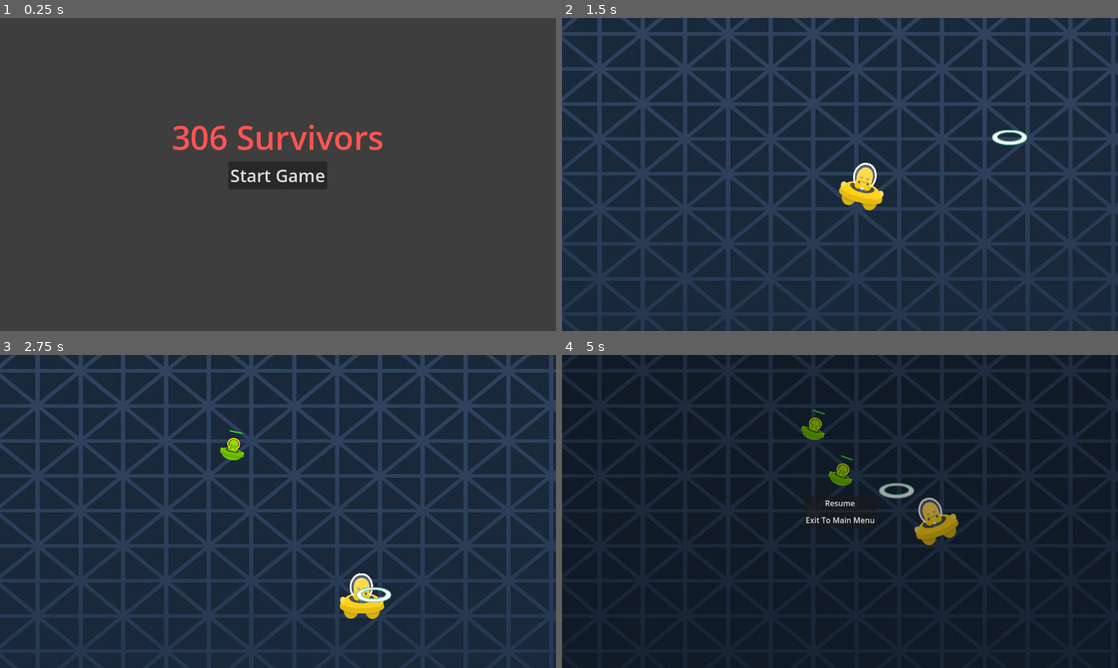
Above: before the commit, frames 1-4 (two rows, left to right).
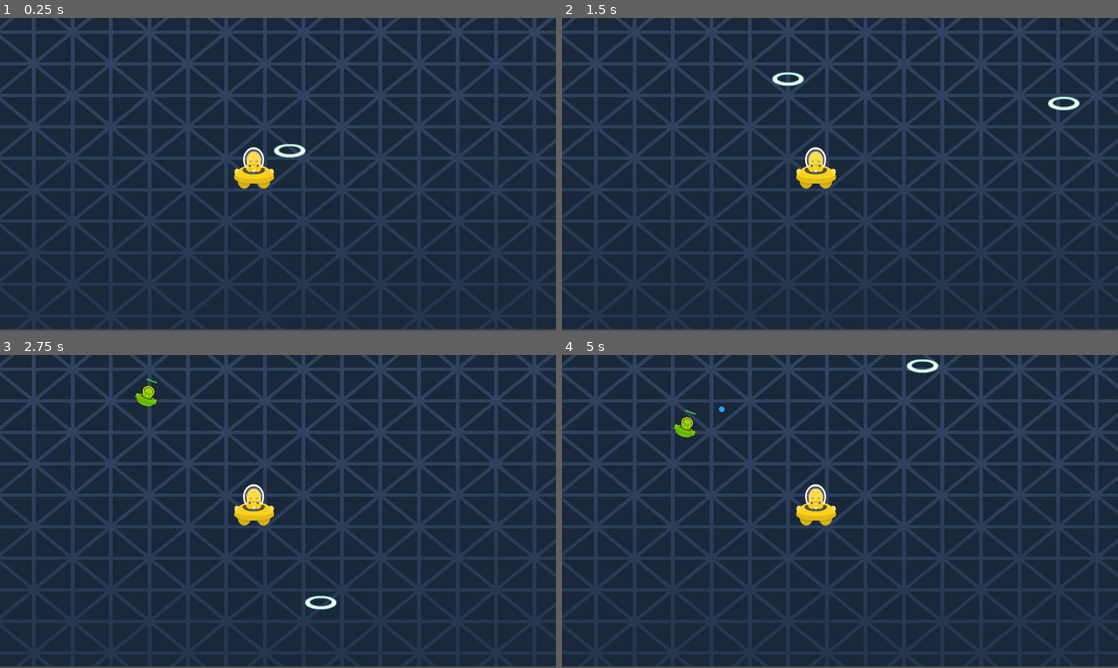
Above: after the commit, the same moments.

Repository: Ahmet-CSS/Spaceship-Game
Game: Godot game, scene res://Scenes/game.tscn
Same seed, same stepped clock (60 frames per second), same inputs: the game is played once before the commit and once after it. Before the commit the project starts from res://Scenes/title_screen.tscn.
Inputs (mouse positions are in pixels of both pictures, inside the frame that each line leads up to):
- Up to frame 1 (0.25 s): no input
- Up to frame 2 (1.5 s): click (840, 174) at 0.5 s, where only the run before the commit has a clickable "Start Game"; move the mouse to (962, 158) at 1.27 s; hold D (right, bound only before the commit) from 1.28 s (still down); click (962, 158) at 1.35 s
- Up to frame 3 (2.75 s): move the mouse to (166, 527) at 2.02 s; release D (right, bound only before the commit) at 2.03 s; hold S (down, bound only before the commit) from 2.03 s (still down); click (166, 527) at 2.1 s
- Up to frame 4 (5 s): move the mouse to (895, 442) at 2.77 s; release S (down, bound only before the commit) at 2.78 s; hold D (right, bound only before the commit) 2.78-3.53 s; click (895, 442) at 2.85 s; move the mouse to (812, 574) at 3.52 s; hold W (up, bound only before the commit) 3.53-4.28 s; click (812, 574) at 3.6 s; move the mouse to (1006, 558) at 4.27 s; hold A (left, bound only before the commit) from 4.28 s (still down); click (1006, 558) at 4.35 s; tap Escape (pause, bound only before the commit) at 4.9 s

The runs differ from the first frame. In frame 1, 88% of the frame differs, in the area x 0-100%, y 0-100%; in frame 2, 29%; in frame 3, 29%; in frame 4, 36%.

Commit message:
added base frame or HP and XP UI and script

Diff:
--- a/survivor/Enemy/Enemy.tscn
+++ b/survivor/Enemy/Enemy.tscn
@@ -1,7 +1,7 @@
 [gd_scene load_steps=5 format=3 uid="uid://cdghe2hrwaexh"]
 
 [ext_resource type="Script" uid="uid://bft72v3uttovo" path="res://Enemy/enemy.gd" id="1_epr5s"]
-[ext_resource type="Texture2D" uid="uid://bmoqj50j4o71d" path="res://Assets/SpaceAliens/shipGreen_manned.png" id="2_vonkd"]
+[ext_resource type="Texture2D" uid="uid://bmoqj50j4o71d" path="res://assets/SpaceAliens/shipGreen_manned.png" id="2_vonkd"]
 [ext_resource type="PackedScene" uid="uid://ci5p45aeepseh" path="res://Resources/XP.tscn" id="2_vso2s"]
 [ext_resource type="Script" uid="uid://fq3x6sec6msj" path="res://Enemy/health_bar.gd" id="3_vonkd"]
 
--- a/survivor/Enemy/enemy1111.tscn
+++ b/survivor/Enemy/enemy1111.tscn
@@ -1,6 +1,6 @@
 [gd_scene load_steps=2 format=3 uid="uid://d4loa8ug4ps3m"]
 
-[ext_resource type="Texture2D" uid="uid://bmoqj50j4o71d" path="res://Assets/SpaceAliens/shipGreen_manned.png" id="1_7p1mj"]
+[ext_resource type="Texture2D" uid="uid://bmoqj50j4o71d" path="res://assets/SpaceAliens/shipGreen_manned.png" id="1_7p1mj"]
 
 [node name="Enemy" type="CharacterBody2D"]
 collision_layer = 2
--- a/survivor/Player/Bullet.tscn
+++ b/survivor/Player/Bullet.tscn
@@ -1,6 +1,6 @@
 [gd_scene load_steps=4 format=3 uid="uid://c7rqsmrgorcim"]
 
-[ext_resource type="Texture2D" uid="uid://cwyq4870c0ne6" path="res://Assets/SpaceAliens/laserGreen3.png" id="1_hnj4y"]
+[ext_resource type="Texture2D" uid="uid://cwyq4870c0ne6" path="res://assets/SpaceAliens/laserGreen3.png" id="1_hnj4y"]
 [ext_resource type="Script" uid="uid://jjunb5dykfa" path="res://Player/bullet.gd" id="1_js047"]
 
 [sub_resource type="RectangleShape2D" id="RectangleShape2D_js047"]
@@ -12,8 +12,8 @@
 script = ExtResource("1_js047")
 
 [node name="Sprite2D" type="Sprite2D" parent="."]
-position = Vector2(4.7683716e-07, 0)
-scale = Vector2(0.7879705, 0.9241073)
+position = Vector2(4.76837e-07, 0)
+scale = Vector2(0.78797, 0.924107)
 texture = ExtResource("1_hnj4y")
 
 [node name="CollisionShape2D" type="CollisionShape2D" parent="."]
--- a/survivor/Player/player.gd
+++ b/survivor/Player/player.gd
@@ -9,6 +9,8 @@
 # the code is being written here because the velocity and move_and_slide are part of the CharacterBody2D node
 ## which is a physics node
 var tilt_angle := 0.0
+
+var health = 30
 
 # Fire settings
 @export var fire_interval: float = 1.0
@@ -98,6 +100,8 @@
 
 # forward damage to stats, die when no HP
 func take_damage(amount: int) -> void:
+	var ui = get_tree().get_first_node_in_group("ui")
+	ui.update_health(health)
 	if stats == null:
 		return
 	stats.take_damage(amount)
--- a/survivor/Scenes/game.tscn
+++ b/survivor/Scenes/game.tscn
@@ -4,7 +4,7 @@
 [ext_resource type="PackedScene" uid="uid://bq2fxemi6ggwn" path="res://Player/player.tscn" id="2_e6lhs"]
 [ext_resource type="PackedScene" uid="uid://dp3pan2ri4doa" path="res://UI/pause_menu.tscn" id="2_i6g32"]
 [ext_resource type="PackedScene" uid="uid://4r8x2508f57f" path="res://UI/GameOverMenu.tscn" id="3_i6g32"]
-[ext_resource type="Texture2D" uid="uid://dh460ufxe77f8" path="res://Assets/SpaceAliens/backround.png" id="4_i6g32"]
+[ext_resource type="Texture2D" uid="uid://dh460ufxe77f8" path="res://assets/SpaceAliens/backround.png" id="4_i6g32"]
 [ext_resource type="PackedScene" uid="uid://bgjhfbd64fbc1" path="res://Enemy/EnemySpawner.tscn" id="4_qcbus"]
 
 [node name="Game" type="Node"]
@@ -13,8 +13,8 @@
 game_over_menu = ExtResource("3_i6g32")
 
 [node name="Sprite2D" type="Sprite2D" parent="."]
-position = Vector2(627, 119.99997)
-scale = Vector2(1.421875, 1.1640625)
+position = Vector2(627, 120)
+scale = Vector2(1.42188, 1.16406)
 texture = ExtResource("4_i6g32")
 
 [node name="Player" parent="." instance=ExtResource("2_e6lhs")]
--- a/survivor/Scenes/title_screen.tscn
+++ b/survivor/Scenes/title_screen.tscn
@@ -34,7 +34,7 @@
 
 [node name="RichTextLabel" type="RichTextLabel" parent="MarginContainer/VBoxContainer"]
 layout_mode = 2
-theme_override_colors/default_color = Color(1, 0.32895616, 0.3218531, 1)
+theme_override_colors/default_color = Color(1, 0.328956, 0.321853, 1)
 bbcode_enabled = true
 text = "[font_size=68] 306 Survivors "
 fit_content = true
--- a/survivor/UI/GameOverMenu.tscn
+++ b/survivor/UI/GameOverMenu.tscn
@@ -17,7 +17,7 @@
 offset_top = -23.0
 offset_right = 1217.0
 offset_bottom = 685.0
-color = Color(0, 0, 0, 0.3764706)
+color = Color(0, 0, 0, 0.376471)
 
 [node name="Label" type="Label" parent="."]
 layout_mode = 0
@@ -25,7 +25,7 @@
 offset_top = 222.0
 offset_right = 733.0
 offset_bottom = 301.0
-theme_override_colors/font_color = Color(0.9999991, 0.20226663, 0.23582476, 1)
+theme_override_colors/font_color = Color(0.999999, 0.202267, 0.235825, 1)
 theme_override_font_sizes/font_size = 58
 text = "Game Over"
 
--- /dev/null
+++ b/survivor/UI/health_empty.tres
@@ -0,0 +1,7 @@
+[gd_resource type="AtlasTexture" load_steps=2 format=3 uid="uid://bf32bscl68bko"]
+
+[ext_resource type="Texture2D" uid="uid://bpashs41saun8" path="res://assets/UIPack-SciFi/uipackSpace_sheet.png" id="1_nkw0i"]
+
+[resource]
+atlas = ExtResource("1_nkw0i")
+region = Rect2(409.7, 327.8, 102.3, 28.6)
--- /dev/null
+++ b/survivor/UI/health_fill.tres
@@ -0,0 +1,7 @@
+[gd_resource type="AtlasTexture" load_steps=2 format=3 uid="uid://dktgbdravx02o"]
+
+[ext_resource type="Texture2D" uid="uid://bpashs41saun8" path="res://assets/UIPack-SciFi/uipackSpace_sheet.png" id="1_c5t4s"]
+
+[resource]
+atlas = ExtResource("1_c5t4s")
+region = Rect2(104, 399.5, 95, 32)
--- /dev/null
+++ b/survivor/UI/health_frame.tres
@@ -0,0 +1,7 @@
+[gd_resource type="AtlasTexture" load_steps=2 format=3 uid="uid://cuqxfc1ipi53t"]
+
+[ext_resource type="Texture2D" uid="uid://bpashs41saun8" path="res://assets/UIPack-SciFi/uipackSpace_sheet.png" id="1_7b0da"]
+
+[resource]
+atlas = ExtResource("1_7b0da")
+region = Rect2(416, 248, 96, 24)
--- /dev/null
+++ b/survivor/UI/hpxp_ui.gd
@@ -0,0 +1,10 @@
+extends CanvasLayer
+
+@onready var health_bar = $Health
+@onready var xp_bar = $XP
+
+func update_health(value: float):
+	health_bar.value = clamp(value, 0, health_bar.max)
+
+func update_xp(value: float):
+	xp_bar.value = clamp(value, 0, xp_bar.max)
--- /dev/null
+++ b/survivor/UI/hpxp_ui.tscn
@@ -0,0 +1,30 @@
+[gd_scene load_steps=8 format=3 uid="uid://4gr0umo4ekb3"]
+
+[ext_resource type="Script" uid="uid://cdhm4n886rnk0" path="res://UI/hpxp_ui.gd" id="1_gb3bk"]
+[ext_resource type="Texture2D" uid="uid://bf32bscl68bko" path="res://UI/health_empty.tres" id="1_ujm5b"]
+[ext_resource type="Texture2D" uid="uid://cuqxfc1ipi53t" path="res://UI/health_frame.tres" id="2_5gxog"]
+[ext_resource type="Texture2D" uid="uid://dktgbdravx02o" path="res://UI/health_fill.tres" id="3_ooyr2"]
+[ext_resource type="Texture2D" uid="uid://behb3gm8tsb8t" path="res://UI/xp_empty.tres" id="4_ooyr2"]
+[ext_resource type="Texture2D" uid="uid://bth0afyxld3hl" path="res://UI/xp_frame.tres" id="5_gb3bk"]
+[ext_resource type="Texture2D" uid="uid://bthsxlgvxno36" path="res://UI/xp_fill.tres" id="5_x50lp"]
+
+[node name="HPXP_UI" type="CanvasLayer"]
+script = ExtResource("1_gb3bk")
+
+[node name="CanvasLayer" type="CanvasLayer" parent="."]
+
+[node name="Health" type="TextureProgressBar" parent="CanvasLayer"]
+offset_right = 102.0
+offset_bottom = 40.0
+value = 100.0
+texture_under = ExtResource("1_ujm5b")
+texture_over = ExtResource("2_5gxog")
+texture_progress = ExtResource("3_ooyr2")
+
+[node name="XP" type="TextureProgressBar" parent="CanvasLayer"]
+offset_top = 40.0
+offset_right = 101.0
+offset_bottom = 80.0
+texture_under = ExtResource("4_ooyr2")
+texture_over = ExtResource("5_gb3bk")
+texture_progress = ExtResource("5_x50lp")
--- /dev/null
+++ b/survivor/UI/xp_empty.tres
@@ -0,0 +1,7 @@
+[gd_resource type="AtlasTexture" load_steps=2 format=3 uid="uid://behb3gm8tsb8t"]
+
+[ext_resource type="Texture2D" uid="uid://bpashs41saun8" path="res://assets/UIPack-SciFi/uipackSpace_sheet.png" id="1_t8ked"]
+
+[resource]
+atlas = ExtResource("1_t8ked")
+region = Rect2(415.5, 218.05, 95.7, 28.6)
--- /dev/null
+++ b/survivor/UI/xp_fill.tres
@@ -0,0 +1,7 @@
+[gd_resource type="AtlasTexture" load_steps=2 format=3 uid="uid://bthsxlgvxno36"]
+
+[ext_resource type="Texture2D" uid="uid://bpashs41saun8" path="res://assets/UIPack-SciFi/uipackSpace_sheet.png" id="1_bhsfl"]
+
+[resource]
+atlas = ExtResource("1_bhsfl")
+region = Rect2(0, 401.75, 99.7999, 27.5)
--- /dev/null
+++ b/survivor/UI/xp_frame.tres
@@ -0,0 +1,7 @@
+[gd_resource type="AtlasTexture" load_steps=2 format=3 uid="uid://bth0afyxld3hl"]
+
+[ext_resource type="Texture2D" uid="uid://bpashs41saun8" path="res://assets/UIPack-SciFi/uipackSpace_sheet.png" id="1_b2xil"]
+
+[resource]
+atlas = ExtResource("1_b2xil")
+region = Rect2(416, 248, 96, 24)
--- a/survivor/project.godot
+++ b/survivor/project.godot
@@ -10,53 +10,48 @@
 
 [application]
 
-config/name="GroupProject_test"
-run/main_scene="uid://brfy4kc4ttowv"
-config/features=PackedStringArray("4.5", "Forward Plus")
+config/name="Survivor"
+run/main_scene="uid://dduc54np40l3g"
+config/features=PackedStringArray("4.4", "Forward Plus")
 config/icon="res://icon.svg"
 
 [display]
 
-window/stretch/mode="viewport"
-window/stretch/aspect="expand"
-
-[global_group]
-
-Enemy=""
+window/size/viewport_width=1280
+window/size/viewport_height=720
 
 [input]
 
-left={
+move_up={
+"deadzone": 0.2,
+"events": [Object(InputEventKey,"resource_local_to_scene":false,"resource_name":"","device":-1,"window_id":0,"alt_pressed":false,"shift_pressed":false,"ctrl_pressed":false,"meta_pressed":false,"pressed":false,"keycode":0,"physical_keycode":87,"key_label":0,"unicode":119,"location":0,"echo":false,"script":null)
+]
+}
+move_down={
+"deadzone": 0.2,
+"events": [Object(InputEventKey,"resource_local_to_scene":false,"resource_name":"","device":-1,"window_id":0,"alt_pressed":false,"shift_pressed":false,"ctrl_pressed":false,"meta_pressed":false,"pressed":false,"keycode":0,"physical_keycode":83,"key_label":0,"unicode":115,"location":0,"echo":false,"script":null)
+]
+}
+move_left={
 "deadzone": 0.2,
 "events": [Object(InputEventKey,"resource_local_to_scene":false,"resource_name":"","device":-1,"window_id":0,"alt_press …(191 unchanged characters)…
-, Object(InputEventKey,"resource_local_to_scene":false,"resource_name":"","device":-1,"window_id":0,"alt_pressed":false,"shift_pressed":false,"ctrl_pressed":false,"meta_pressed":false,"pressed":false,"keycode":0,"physical_keycode":4194319,"key_label":0,"unicode":0,"location":0,"echo":false,"script":null)
 ]
 }
-up={
+move_righ={
 "deadzone": 0.2,
-"events": [Object(InputEventKey,"resource_local_to_scene":fa …(140 unchanged characters)… d":false,"keycode":0,"physical_keycode":87,"key_label":0,"unicode":119,"location":0,"echo":false,"script":null)
-, Object(InputEventKey,"resource_local_to_scene":false,"resource_name":"","device":-1,"window_id":0,"alt_pressed":false,"shift_pressed":false,"ctrl_pressed":false,"meta_pressed":false,"pressed":false,"keycode":0,"physical_keycode":4194320,"key_label":0,"unicode":0,"location":0,"echo":false,"script":null)
+"events": [Object(InputEventKey,"resource_local_to_scene":fa …(140 unchanged characters)… d":false,"keycode":0,"physical_keycode":68,"key_label":0,"unicode":100,"location":0,"echo":false,"script":null)
 ]
 }
-right={
+shoot={
 "deadzone": 0.2,
-"events": [Object(InputEventKey,"resource_local_to_scene":false,"resource_name":"","device":-1,"window_id":0,"alt_pressed":false,"shift_pressed":false,"ctrl_pressed":false,"meta_pressed":false,"pressed":false,"keycode":0,"physical_keycode":68,"key_label":0,"unicode":100,"location":0,"echo":false,"script":null)
-, Object(InputEventKey,"resource_local_to_scene":false,"reso …(136 unchanged characters)… lse,"keycode":0,"physical_keycode":4194321,"key_label":0,"unicode":0,"location":0,"echo":false,"script":null)
-]
-}
-down={
-"deadzone": 0.2,
-"events": [Object(InputEventKey,"resource_local_to_scene":false,"resource_name":"","device":-1,"window_id":0,"alt_pressed":false,"shift_pressed":false,"ctrl_pressed":false,"meta_pressed":false,"pressed":false,"keycode":0,"physical_keycode":83,"key_label":0,"unicode":115,"location":0,"echo":false,"script":null)
-, Object(InputEventKey,"resource_local_to_scene":false,"resource_name":"","device":-1,"window_id":0,"alt_pressed":false,"shift_pressed":false,"ctrl_pressed":false,"meta_pressed":false,"pressed":false,"keycode":0,"physical_keycode":4194322,"key_label":0,"unicode":0,"location":0,"echo":false,"script":null)
-]
-}
-pause={
-"deadzone": 0.2,
-"events": [Object(InputEventKey,"resource_local_to_scene":false,"resource_name":"","device":-1,"window_id":0,"alt_pressed":false,"shift_pressed":false,"ctrl_pressed":false,"meta_pressed":false,"pressed":false,"keycode":0,"physical_keycode":4194305,"key_label":0,"unicode":0,"location":0,"echo":false,"script":null)
+"events": [Object(InputEventMouseButton,"resource_local_to_scene":false,"resource_name":"","device":-1,"window_id":0,"alt_pressed":false,"shift_pressed":false,"ctrl_pressed":false,"meta_pressed":false,"button_mask":0,"position":Vector2(0, 0),"global_position":Vector2(0, 0),"factor":1.0,"button_index":1,"canceled":false,"pressed":false,"double_click":false,"script":null)
+, Object(InputEventKey,"resource_local_to_scene":false,"reso …(136 unchanged characters)… lse,"keycode":0,"physical_keycode":4194309,"key_label":0,"unicode":0,"location":0,"echo":false,"script":null)
 ]
 }
 
 [layer_names]
 
-2d_physics/layer_1="Player"
-2d_physics/layer_2="Pickup"
+2d_render/layer_1="Player"
+2d_render/layer_2="Enemy"
+2d_render/layer_3="Walls"
+2d_render/layer_4="Laser"
--- /dev/null
+++ b/survivor/scripts/enemy_spawner.gd
@@ -0,0 +1,17 @@
+extends Node2D
+
+@export var enemy_scene: PackedScene = preload("res://scenes/enemy.tscn")
+@export var spawn_position := Vector2(400, 300)
+
+func _ready() -> void:
+	spawn_enemy()
+
+func spawn_enemy():
+	var enemy = enemy_scene.instantiate()
+	enemy.position = spawn_position
+	add_child(enemy)
+
+	enemy.connect("enemy_killed", Callable(self, "_on_enemy_killed"))
+
+func _on_enemy_killed():
+	spawn_enemy()
--- /dev/null
+++ b/survivor/scripts/laser.gd
@@ -0,0 +1,12 @@
+extends Area2D
+
+@export var speed := 600.0
+var direction := Vector2.UP
+
+func _ready() -> void:
+	$Sprite2D.scale = Vector2(0, 0)
+	var tween = create_tween()
+	tween.tween_property($Sprite2D, 'scale', Vector2(1, 1), 0.2)
+
+func _process(delta: float) -> void:
+	position += direction * speed *delta
--- /dev/null
+++ b/survivor/scripts/level.gd
@@ -0,0 +1,28 @@
+extends Node2D
+
+# load scene
+var enemy_scene: PackedScene = load("res://scenes/enemy.tscn")
+var laser_scene: PackedScene = load("res://scenes/laser.tscn")
+
+func _on_timer_timeout() -> void:
+	# create an instance
+	var enemy = enemy_scene.instantiate()
+
+	# attach the node to the scene tree
+	$Enemies.add_child(enemy)
+
+
+
+
+func _on_player_laser(pos: Vector2) -> void:
+	var laser = laser_scene.instantiate()
+	laser.position = pos
+
+	#set direction to enemy
+	if $Enemies.get_child_count() > 0:
+		var enemy = $Enemies.get_child(0)
+		laser.direction = (enemy.global_position - pos).normalized()
+	else:
+		laser.direction = Vector2.UP
+
+	$Lasers.add_child(laser)
--- /dev/null
+++ b/survivor/scripts/player.gd
@@ -0,0 +1,30 @@
+extends CharacterBody2D
+
+@export var speed := 500
+var can_shoot: bool = true
+
+signal laser
+
+func _ready() -> void:
+	position = Vector2(100, 500)
+
+
+func _process(_delta: float) -> void:
+	var directon = Input.get_vector("move_left", "move_righ", "move_up", "move_down")
+	velocity = directon*speed
+	move_and_slide()
+	if directon.x != 0:
+		rotation = lerp_angle(rotation, deg_to_rad(directon.x * 15), 0.1)
+	else:
+		rotation = lerp_angle(rotation, 0, 0.1)
+
+	if Input.is_action_just_pressed("shoot") and can_shoot:
+		laser.emit($LaserStartPos.global_position)
+		can_shoot = false
+		$LaserTimer.start()
+
+
+
+
+func _on_timer_timeout() -> void:
+	can_shoot = true
Not shown, added: survivor/UI/hpxp_ui.gd.uid
Not shown, changed: survivor/assets/SpaceAliens/backround.png.import
Not shown, changed: survivor/assets/SpaceAliens/laserGreen3.png.import
Not shown, changed: survivor/assets/SpaceAliens/shipGreen_manned.png.import
Not shown, changed: survivor/assets/SpaceAliens/shipYellow_manned.png.import
Not shown, changed: survivor/assets/UIPack-SciFi/uipackSpace_sheet.png.import
Not shown, changed: survivor/icon.svg.import
Not shown, added: survivor/scripts/enemy.gd.uid
Not shown, added: survivor/scripts/enemy_spawner.gd.uid
Not shown, added: survivor/scripts/laser.gd.uid
Not shown, added: survivor/scripts/level.gd.uid
Not shown, added: survivor/scripts/player.gd.uid
